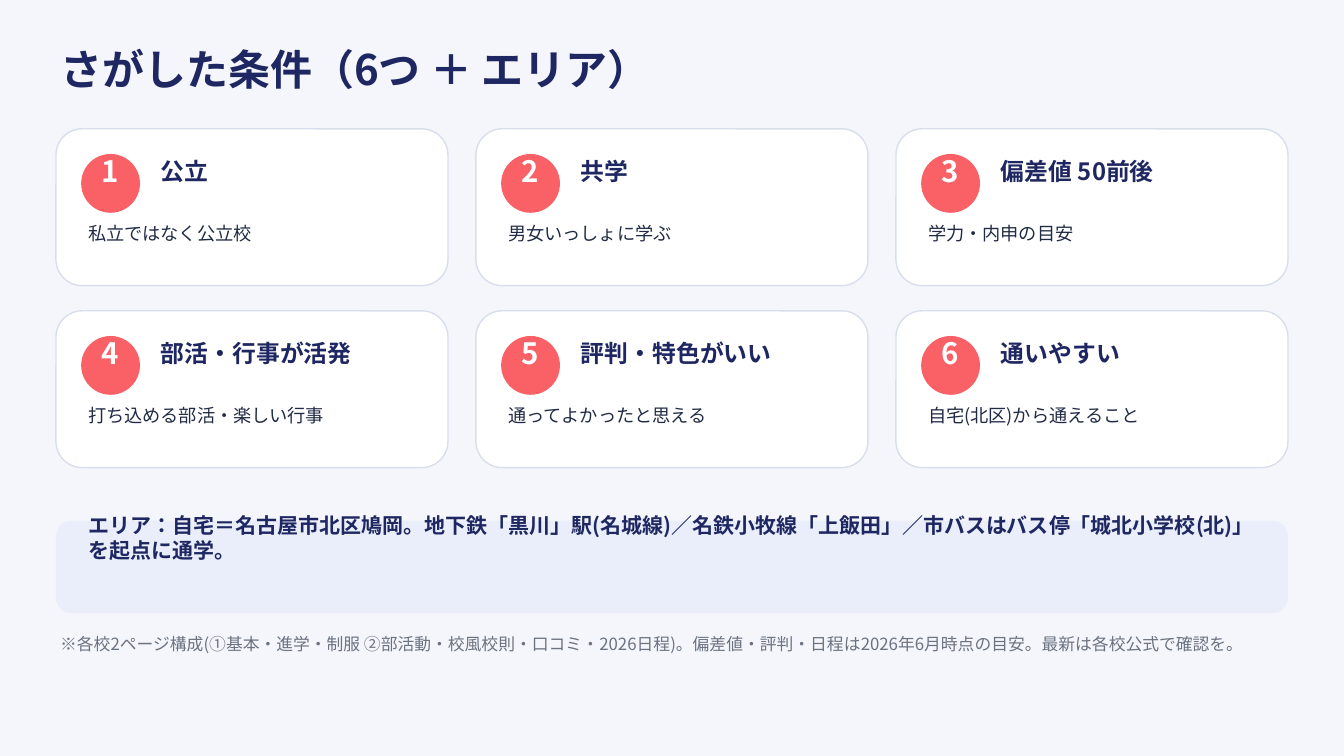
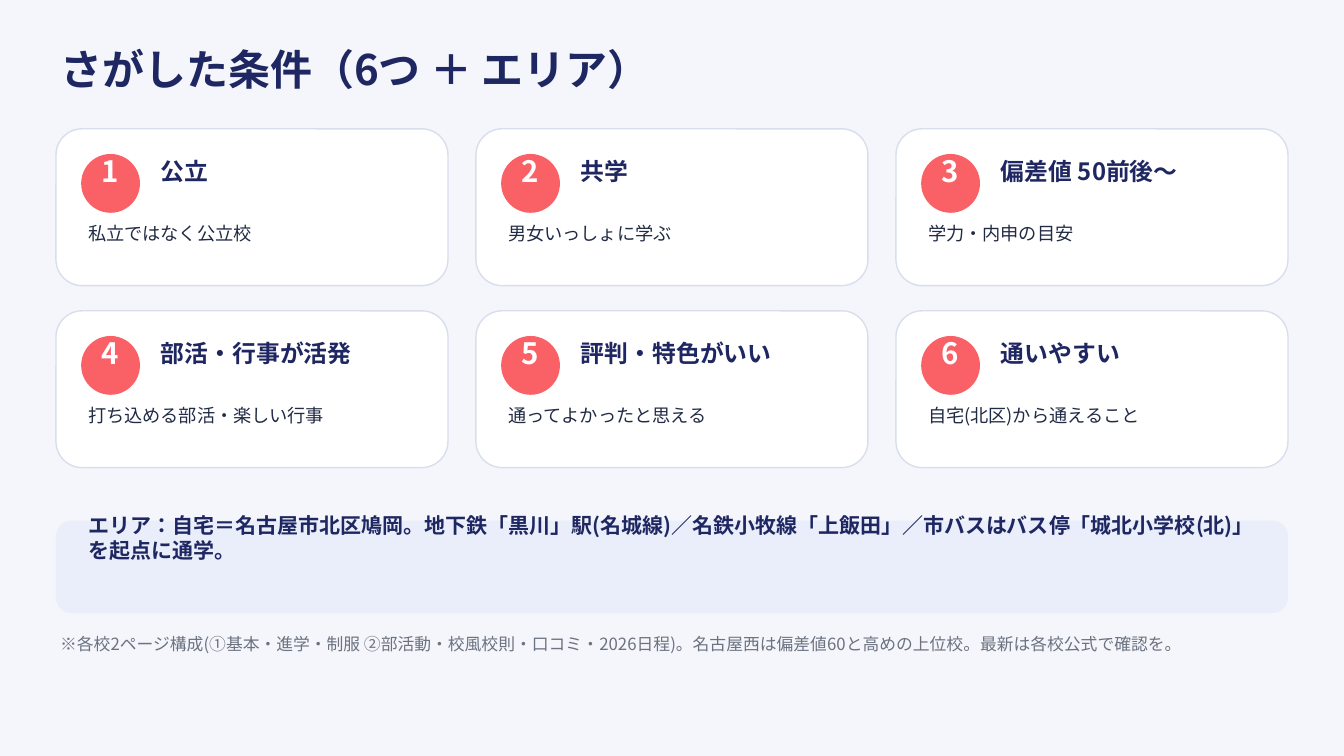
Before and after one commit to syamamoto2275-gif/-, a slide deck: slide 2 of 五郎_成果物/高校さがし_公立編_五郎.pptx. Drawn at 1344x756 pixels with LibreOffice and Linux fonts; fonts in the diff are those of the drawing. Boxes give left, top, right and bottom in pixels: in the first picture for what was removed or moved away, otherwise in the second. Text is boxed around its words. In the diff, an @@ line names an element or a change of style, - is before the commit and + after.

```diff
--- a/五郎_成果物/高校さがし_公立編_五郎.pptx
+++ b/五郎_成果物/高校さがし_公立編_五郎.pptx
@@ text at bbox=[1001, 160, 1178, 182]: text changed @@
-偏差値 50前後
+偏差値 50前後〜
@@ text at bbox=[60, 636, 1181, 653]: text changed @@
-※各校2ページ構成(①基本・進学・制服 ②部活動・校風校則・口コミ・2026日程)。偏差値・評判・日程は2026年6月時点の目安。最新は各校公式で確認を。
+※各校2ページ構成(①基本・進学・制服 ②部活動・校風校則・口コミ・2026日程)。名古屋西は偏差値60と高めの上位校。最新は各校公式で確認を。
```
Also in this commit, not shown: 5 other slides changed.
